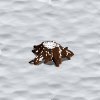
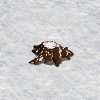
Two versions of the same layered image (100px x 100px). Layer-by-layer changes:
painted on "Pasted Layer" over [0, 0, 100, 100]
